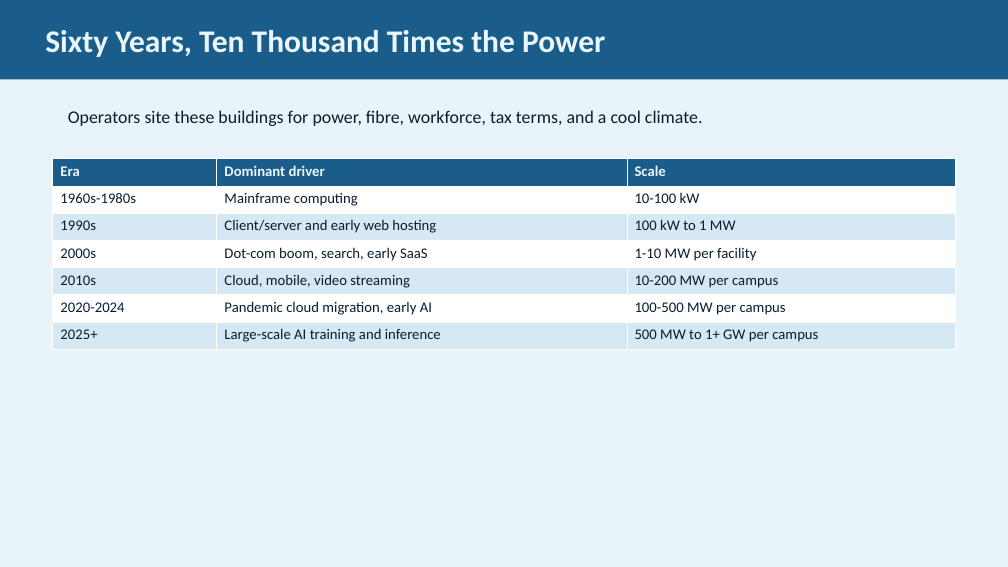
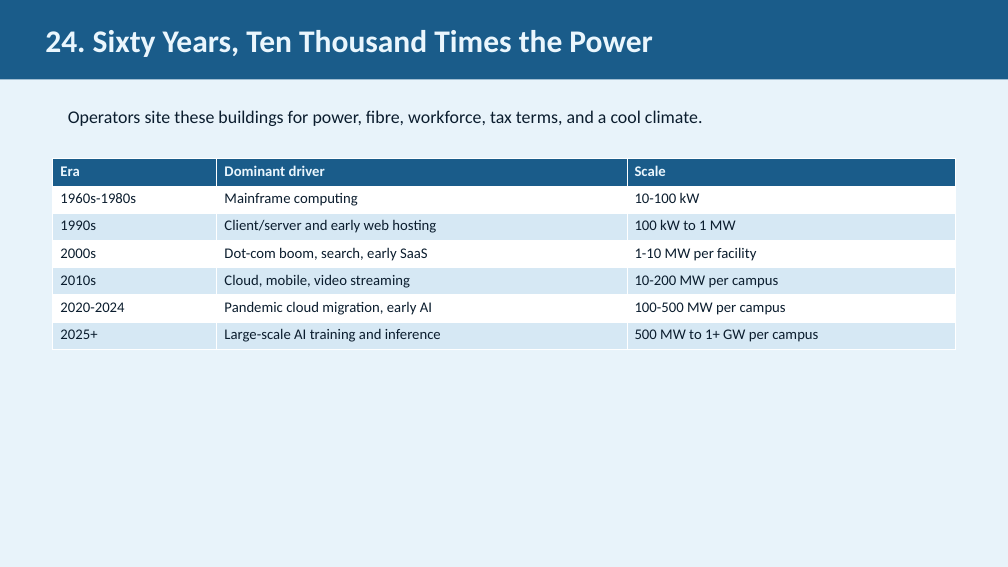
Before and after one commit to JimFawcett/NewSite, a slide deck: slide 24 of AI Presentation 2026/AI_Presentation.pptx (slide 23 before the commit). Drawn at 1008x567 pixels with LibreOffice and Linux fonts; fonts in the diff are those of the drawing. Boxes give left, top, right and bottom in pixels: in the first picture for what was removed or moved away, otherwise in the second. Text is boxed around its words. In the diff, an @@ line names an element or a change of style, - is before the commit and + after.

```diff
--- a/AI Presentation 2026/AI_Presentation.pptx
+++ b/AI Presentation 2026/AI_Presentation.pptx
@@ text in rectangle at box(45, 30, 652, 57): text changed @@
-Sixty Years, Ten Thousand Times the Power
+24. Sixty Years, Ten Thousand Times the Power
```
Also in this commit, not shown: 28 other slides changed, 2 slides added, 15 other files.
